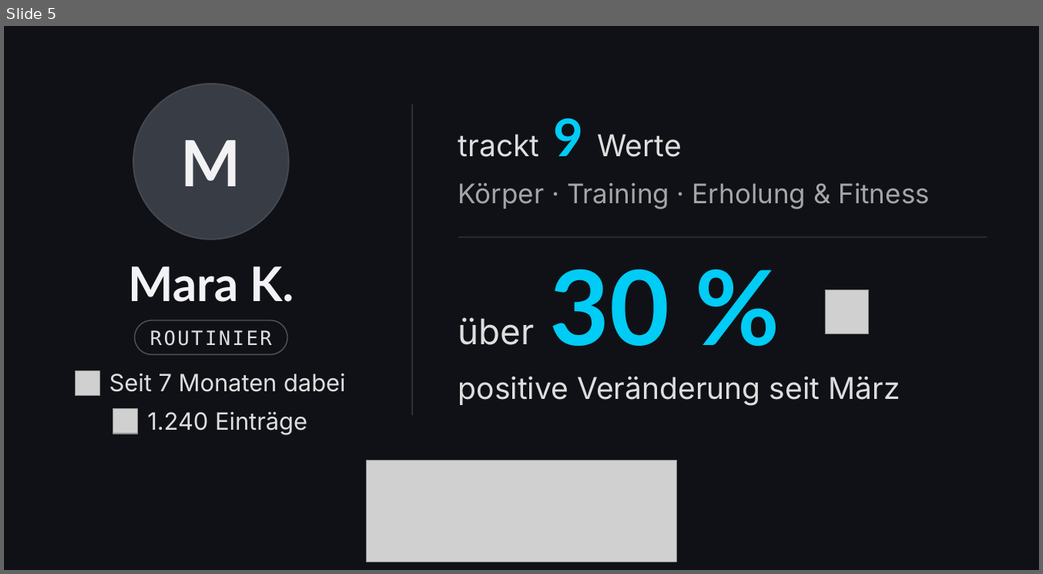
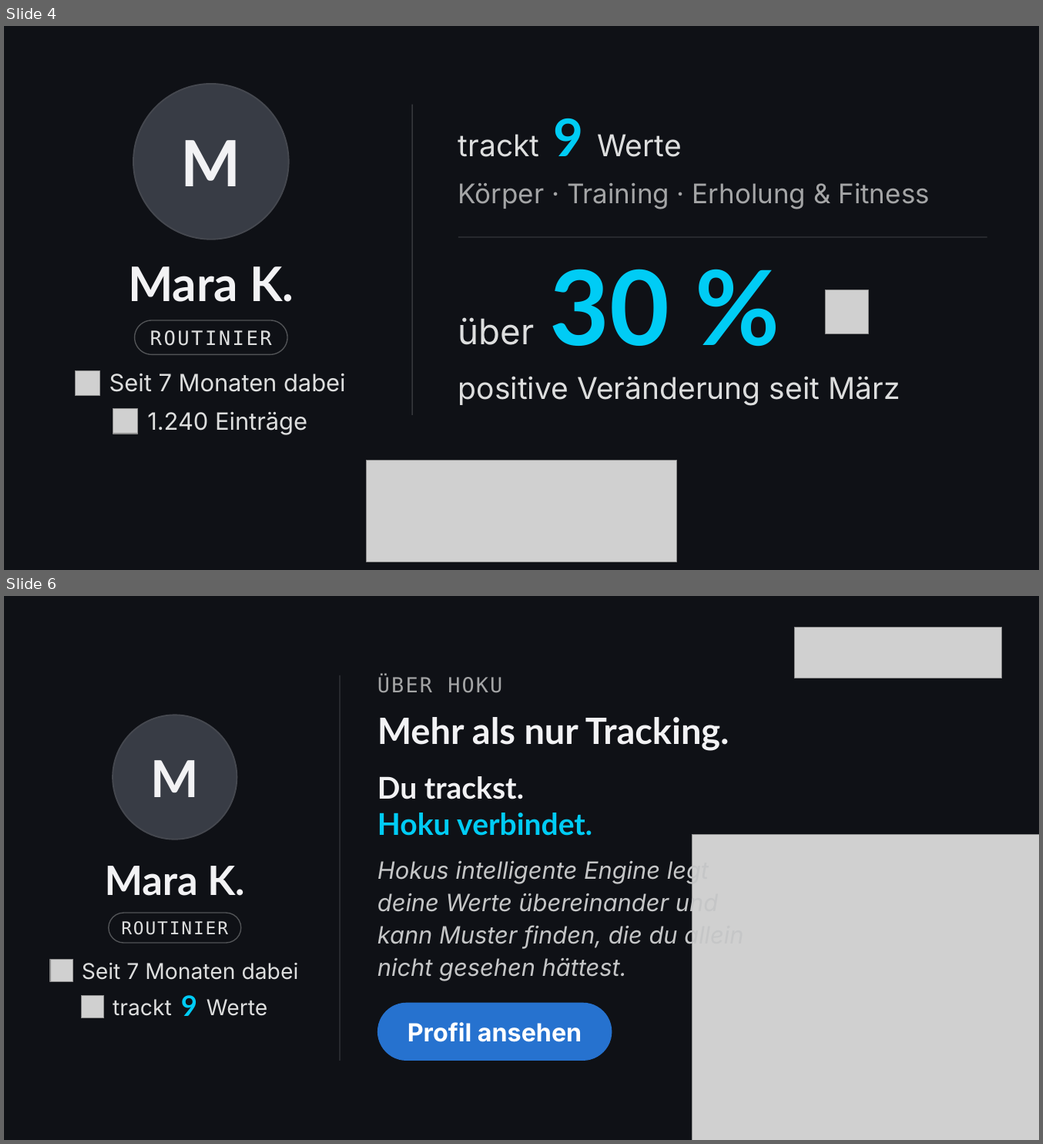
Before and after one commit to Kossa97/HOKU-Health-Hub, a slide deck: docs/profil/canva/hoku-link-karten.pptx. Shown one above the other, each under a label of ours: slide 5 before the commit, slides 4 and 6 after it; the slides between them are not shown. The pictures are 1043x574 and 1043x1144 pixels, drawn with LibreOffice and Linux fonts; fonts in the diff are those of the drawing; grey boxes stand for pictures; background and template pictures are left out. Boxes give left, top, right and bottom in pixels: in the first picture for what was removed or moved away, otherwise in the second. Text is boxed around its words. In the diff, an @@ line names an element or a change of style, - is before the commit and + after.

```diff
--- a/docs/profil/canva/hoku-link-karten.pptx
+++ b/docs/profil/canva/hoku-link-karten.pptx
@@ slide 6 added at [4,596,1039,1140], background picture (left out) @@
@@ picture added at [795,628,1002,679] @@
@@ rectangle added at [339,675,340,1060], fill #35373B @@
@@ text added at [377,677,432,693], 18 pt, text #A4A5A6 @@
+ÜBER
@@ text added at [448,677,502,693], 18 pt, text #A4A5A6 @@
+HOKU
@@ ellipse added at [113,715,237,839], fill #383C45, outline #45484F 1.25 pt @@
@@ text added at [377,717,729,751], 31.5 pt, text #F2F2F4, bold @@
+Mehr als nur Tracking.
@@ text added at [150,760,199,797], 44.3 pt, text #F2F2F4, bold @@
+M
@@ text added at [377,776,592,835], 26.1 pt, text #00CCF5, bold @@
+Du trackst.
+Hoku verbindet.
@@ picture added at [692,835,1039,1140] @@
@@ text added at [105,866,244,896], 35.1 pt, text #F2F2F4, bold @@
+Mara K.
@@ text added at [377,859,743,981], 20.7 pt, text #C5C6C7, italic @@
+Hokus intelligente Engine legt
+deine Werte übereinander und
+kann Muster finden, die du allein
+nicht gesehen hättest.
@@ rounded rectangle added at [108,912,241,942], outline #525457 0.9 pt, 15.3 pt, text #DDDEDE @@
+ROUTINIER
@@ picture added at [50,959,73,981] @@
@@ text added at [82,963,299,979], 18.9 pt, text #DDDEDE @@
+Seit 7 Monaten dabei
@@ picture added at [81,995,103,1017] @@
@@ text added at [113,999,172,1016], 18.9 pt, text #DDDEDE @@
+trackt
@@ text added at [181,995,197,1016], 24.6 pt, text #00CCF5, bold @@
+9
@@ text added at [207,999,267,1016], 18.9 pt, text #DDDEDE @@
+Werte
@@ rounded rectangle added at [377,1003,612,1060], fill #2672CF, 21.6 pt, text #FFFFFF, bold @@
+Profil ansehen
@@ what was slide 5 is now slide 4 @@
```
Also in this commit, not shown: 2 other slides added, 4 other files.
